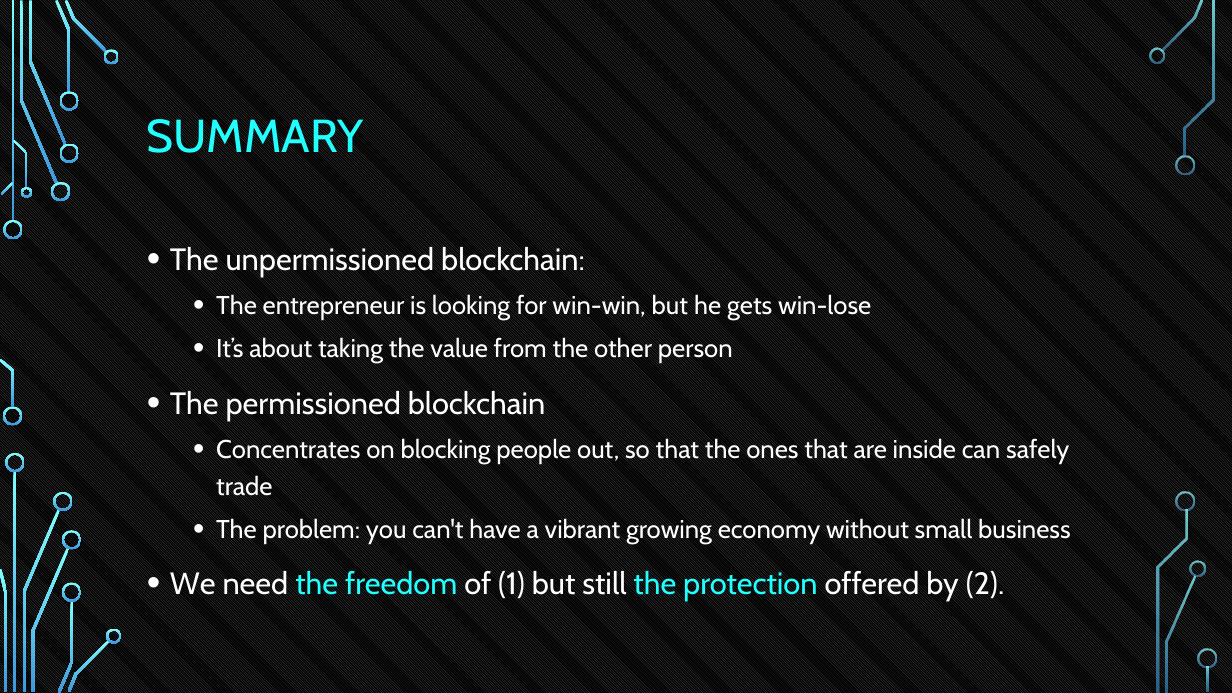
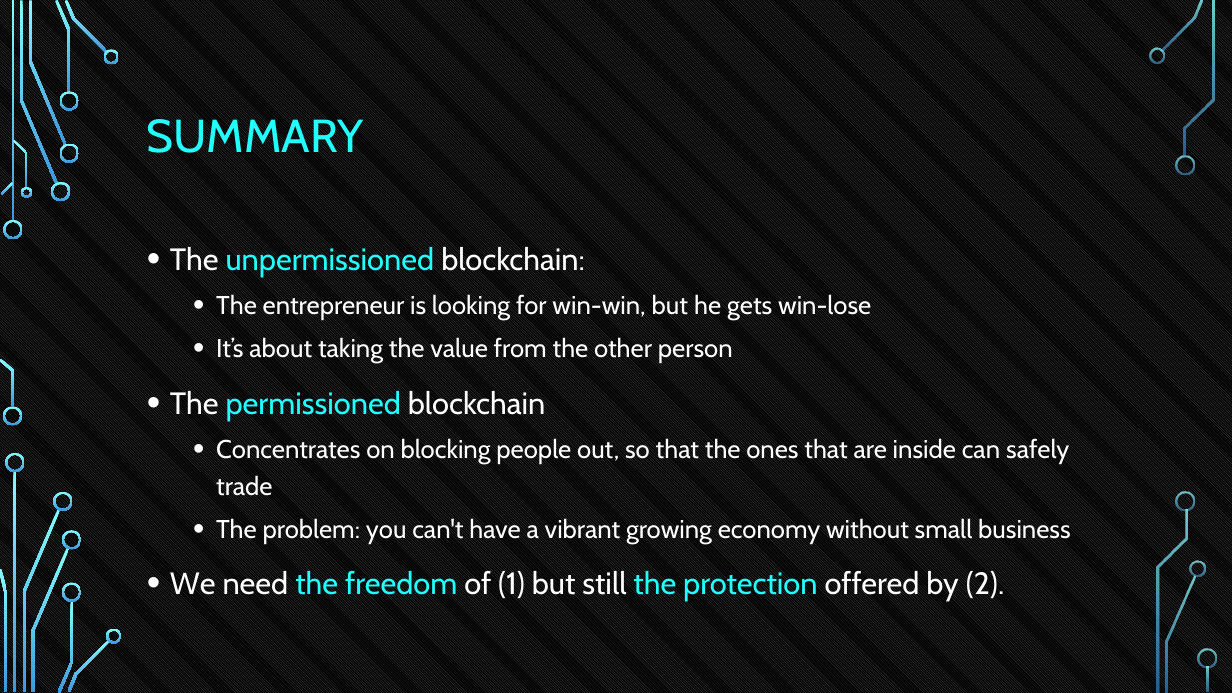
Before and after one commit to tokenika/tokenika.github.io, a slide deck: slide 14 of eostalk/EOS Talk Lodz2.pptx. Drawn at 1232x693 pixels with LibreOffice and Linux fonts; fonts in the diff are those of the drawing; background and template pictures are left out. Boxes give left, top, right and bottom in pixels: in the first picture for what was removed or moved away, otherwise in the second. Text is boxed around its words. In the diff, an @@ line names an element or a change of style, - is before the commit and + after.

```diff
--- a/eostalk/EOS Talk Lodz2.pptx
+++ b/eostalk/EOS Talk Lodz2.pptx
@@ text at <box>170,247,585,420</box>: text colour #FFFFFF to #22FFFF in "unpermissioned", "permissioned" @@
```
Also in this commit, not shown: 7 other slides changed, 1 slide added, 2 other files.
